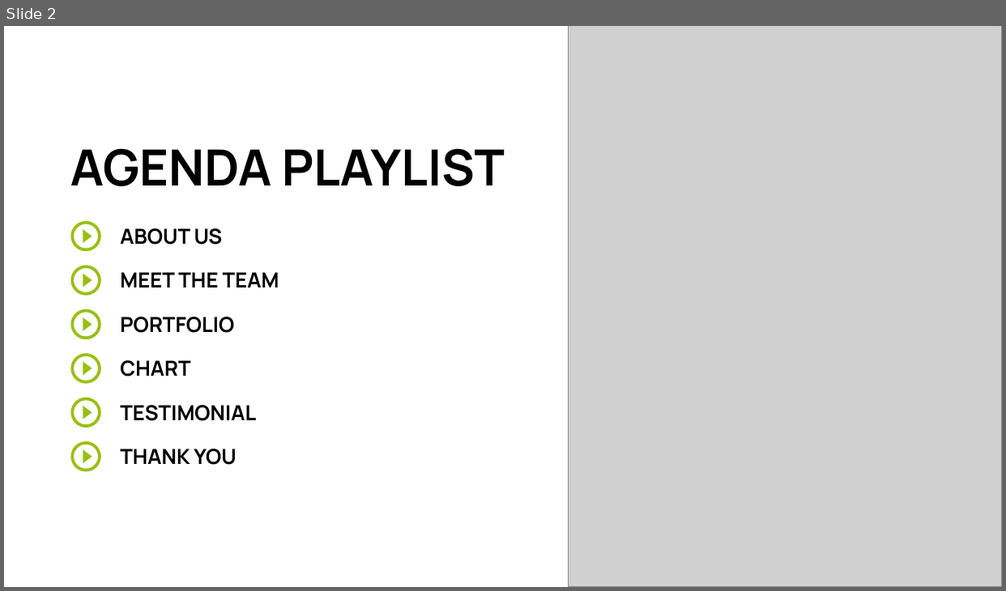
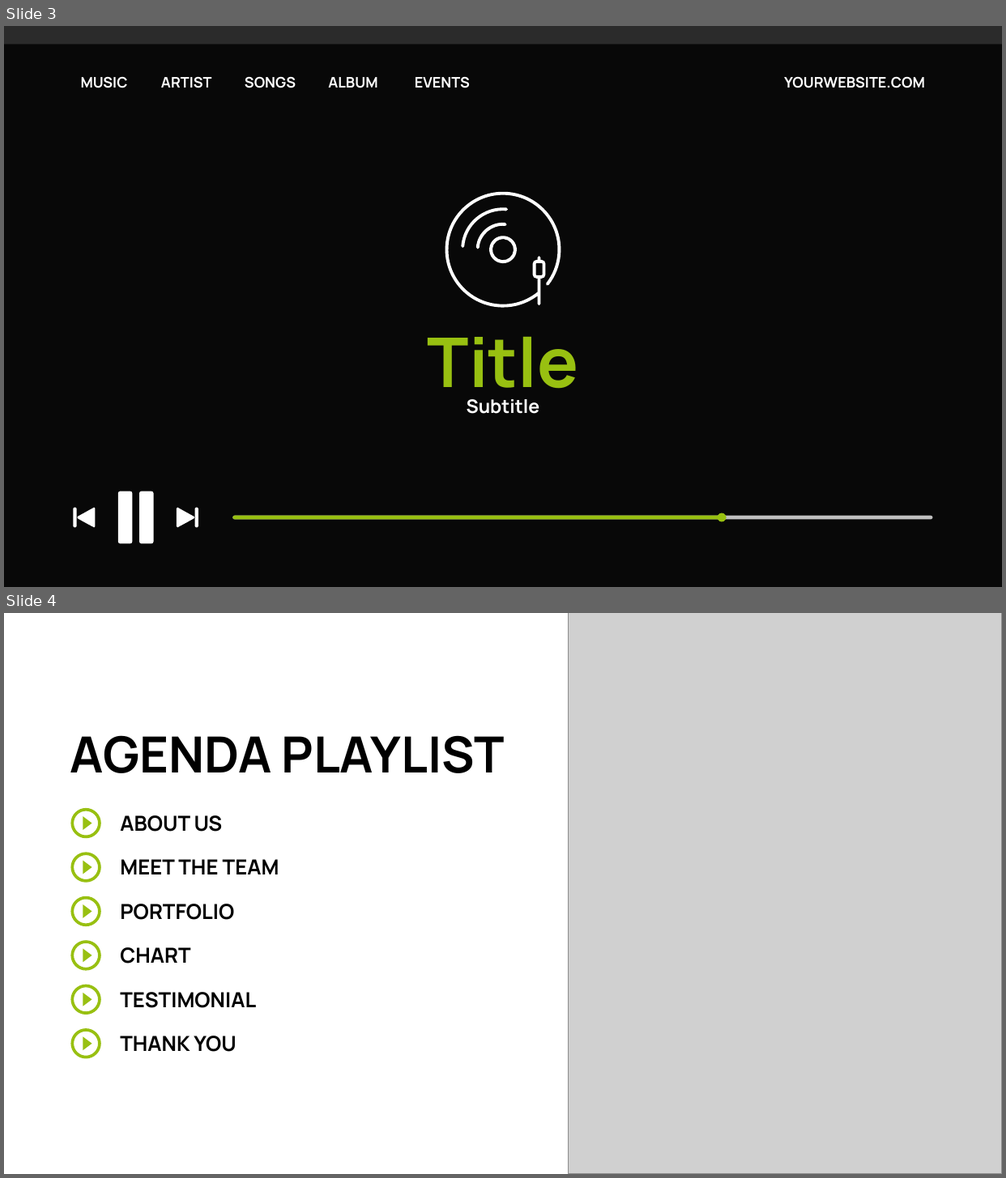
Before and after one commit to katieravenwood/Spotify-Five-Year-Analysis-Project, a slide deck: presentation/SxB5YPresentation.pptx. Shown one above the other, each under a label of ours: slide 2 before the commit, slides 3 and 4 after it. The pictures are 1006x591 and 1006x1178 pixels, drawn with LibreOffice and Linux fonts; fonts in the diff are those of the drawing; grey boxes stand for pictures; background and template pictures are left out; a plain dark background stands for a picture behind light text. Boxes give left, top, right and bottom in pixels: in the first picture for what was removed or moved away, otherwise in the second. Text is boxed around its words. In the diff, an @@ line names an element or a change of style, - is before the commit and + after.

```diff
--- a/presentation/SxB5YPresentation.pptx
+++ b/presentation/SxB5YPresentation.pptx
@@ slide 3 added at [4, 26, 1002, 587], background picture (left out) @@
@@ rectangle added at [4, 44, 1002, 587], fill #000000 at 80% opacity @@
@@ text added at [81, 76, 128, 88], 14 pt, text #FFFFFF, bold @@
+MUSIC
@@ text added at [161, 76, 212, 88], 14 pt, text #FFFFFF, bold @@
+ARTIST
@@ text added at [245, 76, 296, 88], 14 pt, text #FFFFFF, bold @@
+SONGS
@@ text added at [328, 77, 377, 88], 14 pt, text #FFFFFF, bold @@
+ALBUM
@@ text added at [415, 77, 470, 88], 14 pt, text #FFFFFF, bold @@
+EVENTS
@@ text added at [784, 76, 925, 88], 14 pt, text #FFFFFF, bold @@
+YOURWEBSITE.COM
@@ group added at [445, 192, 561, 308]: 4 freeform shapes @@
@@ text added at [428, 336, 578, 407], 66 pt, text #98C011, bold @@
+Title
@@ text added at [467, 399, 540, 414], 18 pt, text #FFFFFF, bold @@
+Subtitle
@@ freeform shape added at [74, 508, 78, 528], fill #FFFFFF @@
@@ freeform shape added at [78, 508, 96, 528], fill #FFFFFF @@
@@ freeform shape added at [117, 492, 132, 544], fill #FFFFFF @@
@@ freeform shape added at [139, 492, 154, 544], fill #FFFFFF @@
@@ freeform shape added at [177, 508, 194, 528], fill #FFFFFF @@
@@ freeform shape added at [195, 508, 198, 528], fill #FFFFFF @@
@@ rounded rectangle added at [233, 515, 933, 519], fill #BFBFBF @@
@@ rounded rectangle added at [233, 515, 727, 519], fill #98C011 @@
@@ ellipse added at [718, 514, 727, 523], fill #98C011 @@
@@ what was slide 2 is now slide 4 @@
```
Also in this commit, not shown: 1 slide changed, 1 other slide added, 23 other files.
